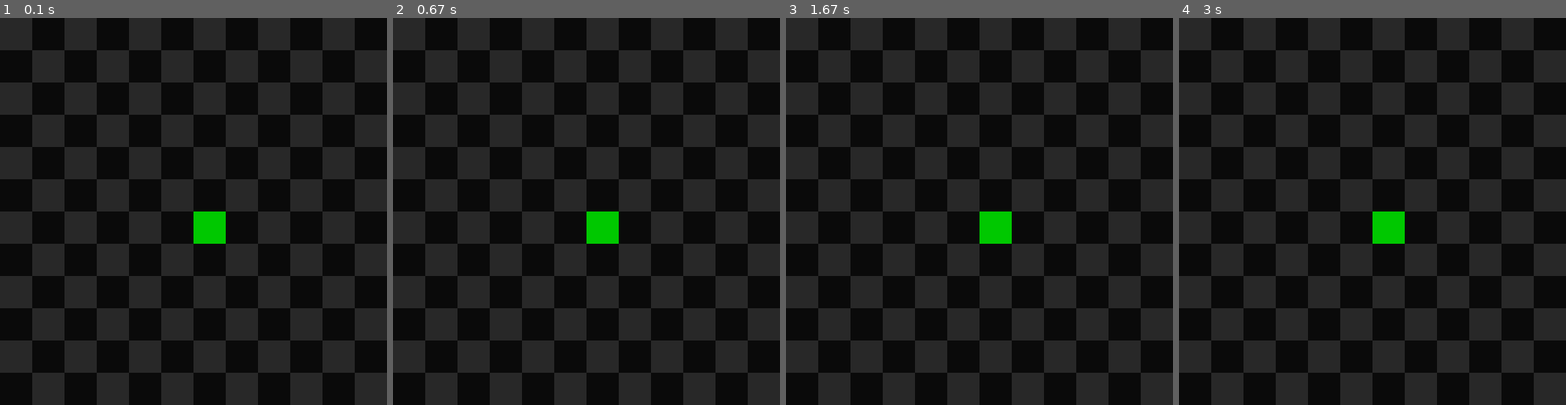
Above: before the commit, frames 1-4 (left to right).
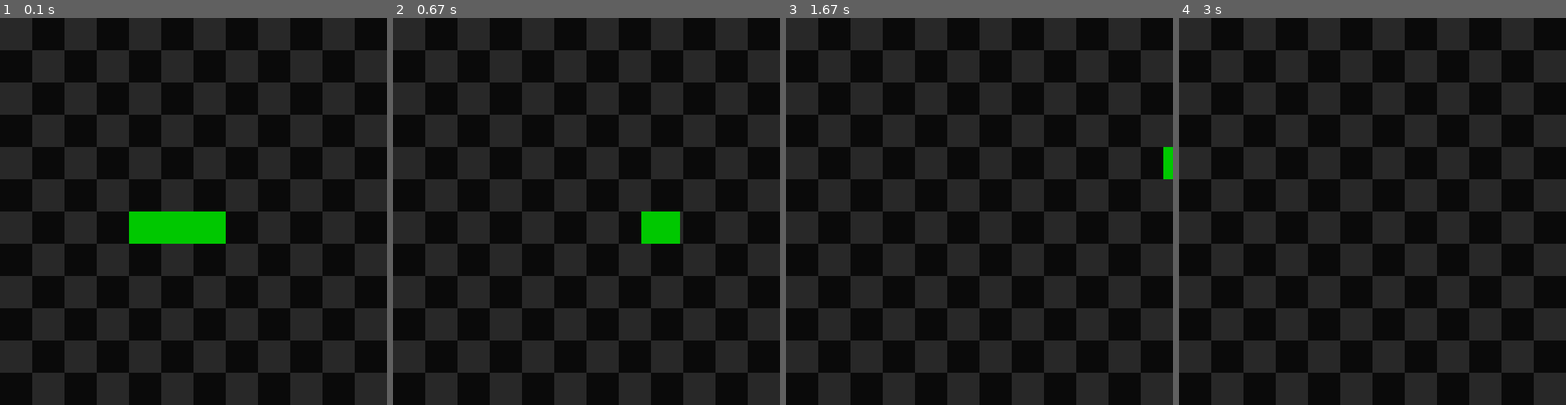
Above: after the commit, the same moments.

Repository: yesseruser/snake-pygame
Game: pygame game, started from main.py
The game is run twice, just before and just after one commit, with the same random seed, the same clock (stepped at 60 frames per second) and the same inputs.
Inputs:
- Up to frame 1 (0.1 s): no input
- Up to frame 2 (0.67 s): hold Right from 0.33 s (still down)
- Up to frame 3 (1.67 s): release Right at 0.8 s; hold Up 0.83-1.13 s; hold Right 1.17-1.63 s
- Up to frame 4 (3 s): hold Down 2.23-2.53 s; hold Left 2.57-2.97 s

The runs differ from the first frame. In frame 1, 1.4% of the frame differs, in the area x 33-50%, y 50-59%; in frame 2, 1.5%, in the area x 50-75%, y 50-59%; in frame 3, 0.9%; in frame 4, 0.7%.

Commit message:
Add keyboard input

Diff:
--- a/main.py
+++ b/main.py
@@ -37,7 +37,11 @@
     next_direction: Direction
 
     def __init__(self, x, y):
-        self.body = [pygame.Vector2(x, y)]
+        self.body = [
+            pygame.Vector2(x, y),
+            pygame.Vector2(x - TILE_SIZE, y),
+            pygame.Vector2(x - (2 * TILE_SIZE), y),
+        ]
         self.current_direction = Direction.Nothing
         self.next_direction = Direction.Nothing
 
@@ -45,12 +49,14 @@
         return self.body[0]
 
     def update(self):
-        previous_pos = self.head()
-        self.body[0] = self.current_direction.apply(self.head(), SPEED)
-        for i in range(1, len(self.body)):
-            new_previous_pos = self.body[i]
-            self.body[i] = previous_pos
-            previous_pos = new_previous_pos
+        if self.current_direction != Direction.Nothing:
+            previous_pos = self.head()
+            self.body[0] = self.current_direction.apply(self.head(), SPEED)
+            for i in range(1, len(self.body)):
+                # Needs rewrite - last pos is not the pos the next part is supposed to be at
+                new_previous_pos = self.body[i]
+                self.body[i] = previous_pos
+                previous_pos = new_previous_pos
 
         if (
             self.head().x % TILE_SIZE == 0
@@ -90,6 +96,21 @@
     for event in pygame.event.get():
         if event.type == pygame.QUIT:
             exit()
+        if event.type == pygame.KEYDOWN:
+            if event.key == pygame.K_UP and player.current_direction != Direction.Down:
+                player.next_direction = Direction.Up
+            if event.key == pygame.K_DOWN and player.current_direction != Direction.Up:
+                player.next_direction = Direction.Down
+            if (
+                event.key == pygame.K_LEFT
+                and player.current_direction != Direction.Right
+            ):
+                player.next_direction = Direction.Left
+            if (
+                event.key == pygame.K_RIGHT
+                and player.current_direction != Direction.Left
+            ):
+                player.next_direction = Direction.Right
 
     player.update()
 
--- a/pyproject.toml
+++ b/pyproject.toml
@@ -5,5 +5,6 @@
 readme = "README.md"
 requires-python = ">=3.14"
 dependencies = [
+    "debugpy>=1.8.20",
     "pygame>=2.6.1",
 ]
Not shown, changed: uv.lock
